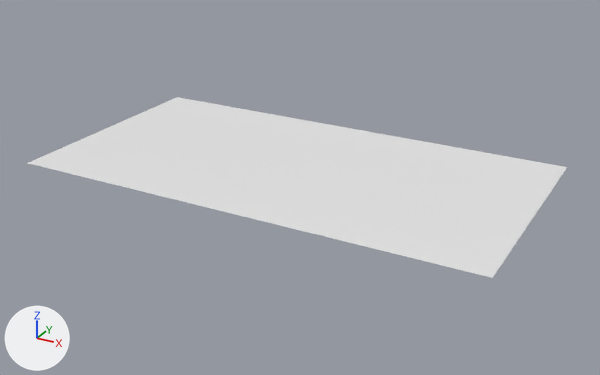
A saved change to the glTF model Text-practice.glb.
Rendered twice from a camera (50 mm lens) standing at (7.97, -9.4, 4.75) and looking at (2.74, 0.09, 0.0). Lighting does not change. The marker at lower left points along +X, +Y and +Z.

Names of what the first picture shows: '平面'.
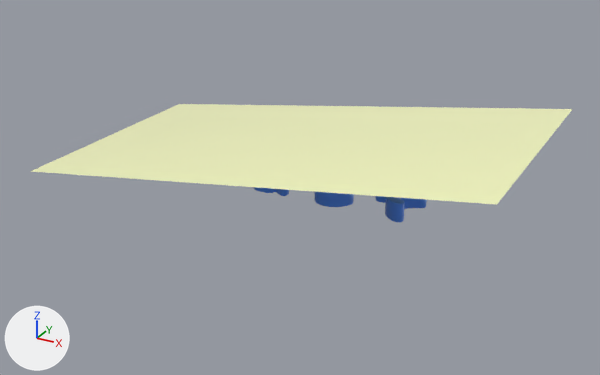
Changed parts and their boxes (x1, y1, x2, y2) in the pictures (600 x 375 px):
'平面', recoloured, moved, turned (white to beige): before (29, 97, 567, 278); after (31, 104, 572, 205)

Diff of the bpy script that builds the scene:
```diff
--- a/Text-practice.glb.py
+++ b/Text-practice.glb.py
@@ mat_マテリアル_001 @@
+mat_マテリアル_001 = principled_material('マテリアル.001')
+mat_マテリアル_001.base_color = (0.965, 1.0, 0.551)  # beige #fbffc4
+mat_マテリアル_001.roughness = 0.0
@@ me_平面_001 @@
 me_平面_001.from_pydata(...)  # 4 vertices, 2 faces; spans x -1.0..1.0, y -1.0..1.0, z 0.0
+me_平面_001.materials.append(mat_マテリアル_001)  # beige #fbffc4
@@ ob_平面 @@
 ob_平面 = bpy.data.objects.new('平面', me_平面_001)
-ob_平面.location = (2.59, 0.25, 0.26)
+ob_平面.location = (2.59, 0.25, 0.63)
+ob_平面.rotation_euler = (0.0, -0.144, 0.0)  # degrees (0, -8.3, 0)
 ob_平面.scale = (3.42, 1.79, 3.42)
```
